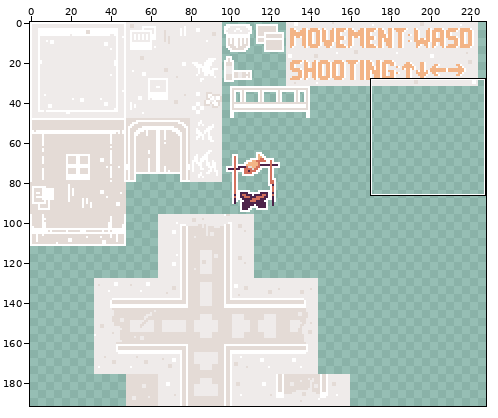
Two states of a sprite sheet, public/assets/tilesets/tileset.png. Above, an overview of the earlier version with the close-up marked.
Close-up. Before the commit:
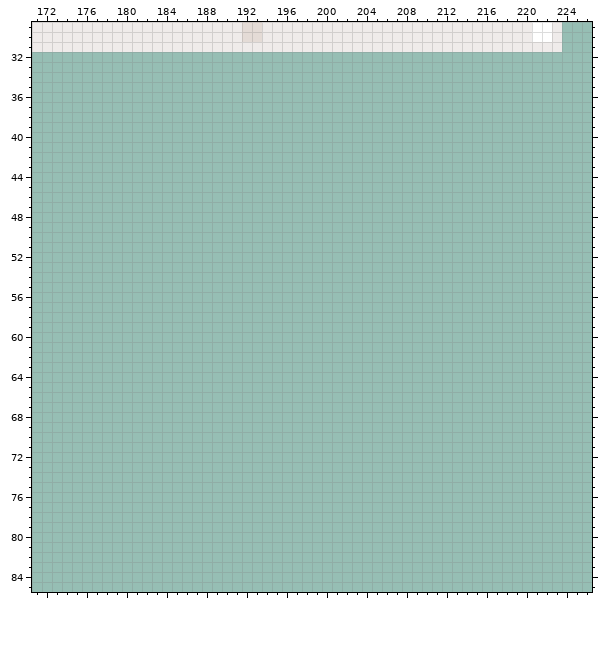
The file is 320x192 pixels. Shown: x 171..226, y 29..85. The wide view leaves out empty margins.
Now the later version:
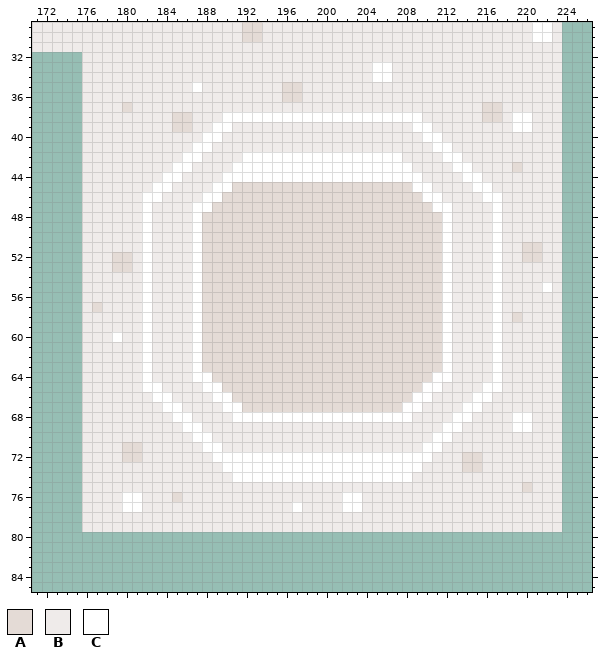
Palette (. is transparent): A #e4dbd6  B #efebea  C #ffffff
Change:
y 32: x 176..223 ................................................ -> BBBBBBBBBBBBBBBBBBBBBBBBBBBBBBBBBBBBBBBBBBBBBBBB
y 33..34: x 176..223 ................................................ -> BBBBBBBBBBBBBBBBBBBBBBBBBBBBBCCBBBBBBBBBBBBBBBBB
y 35: x 176..223 ................................................ -> BBBBBBBBBBBCBBBBBBBBAABBBBBBBBBBBBBBBBBBBBBBBBBB
y 36: x 176..223 ................................................ -> BBBBBBBBBBBBBBBBBBBBAABBBBBBBBBBBBBBBBBBBBBBBBBB
y 37: x 176..223 ................................................ -> BBBBABBBBBBBBBBBBBBBBBBBBBBBBBBBBBBBBBBBAABBBBBB
y 38: x 176..223 ................................................ -> BBBBBBBBBAABBBCCCCCCCCCCCCCCCCCCCCBBBBBBAABCCBBB
y 39: x 176..223 ................................................ -> BBBBBBBBBAABBCCBBBBBBBBBBBBBBBBBBCCBBBBBBBBCCBBB
y 40: x 176..223 ................................................ -> BBBBBBBBBBBBCCBBBBBBBBBBBBBBBBBBBBCCBBBBBBBBBBBB
y 41: x 176..223 ................................................ -> BBBBBBBBBBBCCBBBBBBBBBBBBBBBBBBBBBBCCBBBBBBBBBBB
y 42: x 176..223 ................................................ -> BBBBBBBBBBCCBBBBCCCCCCCCCCCCCCCCBBBBCCBBBBBBBBBB
y 43: x 176..223 ................................................ -> BBBBBBBBBCCBBBBCCCCCCCCCCCCCCCCCCBBBBCCBBBBABBBB
y 44: x 176..223 ................................................ -> BBBBBBBBCCBBBBCCCCCCCCCCCCCCCCCCCCBBBBCCBBBBBBBB
y 45: x 176..223 ................................................ -> BBBBBBBCCBBBBCCAAAAAAAAAAAAAAAAAACCBBBBCCBBBBBBB
y 46: x 176..223 ................................................ -> BBBBBBCCBBBBCCAAAAAAAAAAAAAAAAAAAACCBBBBCCBBBBBB
y 47: x 176..223 ................................................ -> BBBBBBCBBBBCCAAAAAAAAAAAAAAAAAAAAAACCBBBBCBBBBBB
y 48..50: x 176..223 ................................................ -> BBBBBBCBBBBCAAAAAAAAAAAAAAAAAAAAAAAACBBBBCBBBBBB
y 51: x 176..223 ................................................ -> BBBBBBCBBBBCAAAAAAAAAAAAAAAAAAAAAAAACBBBBCBBAABB
y 52: x 176..223 ................................................ -> BBBAABCBBBBCAAAAAAAAAAAAAAAAAAAAAAAACBBBBCBBAABB
y 53: x 176..223 ................................................ -> BBBAABCBBBBCAAAAAAAAAAAAAAAAAAAAAAAACBBBBCBBBBBB
y 54: x 176..223 ................................................ -> BBBBBBCBBBBCAAAAAAAAAAAAAAAAAAAAAAAACBBBBCBBBBBB
y 55: x 176..223 ................................................ -> BBBBBBCBBBBCAAAAAAAAAAAAAAAAAAAAAAAACBBBBCBBBBCB
y 56: x 176..223 ................................................ -> BBBBBBCBBBBCAAAAAAAAAAAAAAAAAAAAAAAACBBBBCBBBBBB
y 57: x 176..223 ................................................ -> BABBBBCBBBBCAAAAAAAAAAAAAAAAAAAAAAAACBBBBCBBBBBB
y 58: x 176..223 ................................................ -> BBBBBBCBBBBCAAAAAAAAAAAAAAAAAAAAAAAACBBBBCBABBBB
y 59: x 176..223 ................................................ -> BBBBBBCBBBBCAAAAAAAAAAAAAAAAAAAAAAAACBBBBCBBBBBB
y 60: x 176..223 ................................................ -> BBBCBBCBBBBCAAAAAAAAAAAAAAAAAAAAAAAACBBBBCBBBBBB
y 61..63: x 176..223 ................................................ -> BBBBBBCBBBBCAAAAAAAAAAAAAAAAAAAAAAAACBBBBCBBBBBB
y 64: x 176..223 ................................................ -> BBBBBBCBBBBCCAAAAAAAAAAAAAAAAAAAAAACCBBBBCBBBBBB
y 65: x 176..223 ................................................ -> BBBBBBCCBBBBCCAAAAAAAAAAAAAAAAAAAACCBBBBCCBBBBBB
y 66: x 176..223 ................................................ -> BBBBBBBCCBBBBCCAAAAAAAAAAAAAAAAAACCBBBBCCBBBBBBB
y 67: x 176..223 ................................................ -> BBBBBBBBCCBBBBCCAAAAAAAAAAAAAAAACCBBBBCCBBBBBBBB
y 68: x 176..223 ................................................ -> BBBBBBBBBCCBBBBCCCCCCCCCCCCCCCCCCBBBBCCBBBBCCBBB
y 69: x 176..223 ................................................ -> BBBBBBBBBBCCBBBBBBBBBBBBBBBBBBBBBBBBCCBBBBBCCBBB
y 70: x 176..223 ................................................ -> BBBBBBBBBBBCCBBBBBBBBBBBBBBBBBBBBBBCCBBBBBBBBBBB
y 71: x 176..223 ................................................ -> BBBBAABBBBBBCCBBBBBBBBBBBBBBBBBBBBCCBBBBBBBBBBBB
y 72: x 176..223 ................................................ -> BBBBAABBBBBBBCCCCCCCCCCCCCCCCCCCCCCBBBAABBBBBBBB
y 73: x 176..223 ................................................ -> BBBBBBBBBBBBBBCCCCCCCCCCCCCCCCCCCCBBBBAABBBBBBBB
y 74: x 176..223 ................................................ -> BBBBBBBBBBBBBBBCCCCCCCCCCCCCCCCCCBBBBBBBBBBBBBBB
y 75: x 176..223 ................................................ -> BBBBBBBBBBBBBBBBBBBBBBBBBBBBBBBBBBBBBBBBBBBBABBB
y 76: x 176..223 ................................................ -> BBBBCCBBBABBBBBBBBBBBBBBBBCCBBBBBBBBBBBBBBBBBBBB
y 77: x 176..223 ................................................ -> BBBBCCBBBBBBBBBBBBBBBCBBBBCCBBBBBBBBBBBBBBBBBBBB
y 78..79: x 176..223 ................................................ -> BBBBBBBBBBBBBBBBBBBBBBBBBBBBBBBBBBBBBBBBBBBBBBBB
Boxes around the changes in both close-ups, in picture pixels (x1, y1, x2, y2):
added: (82, 52, 562, 532)
